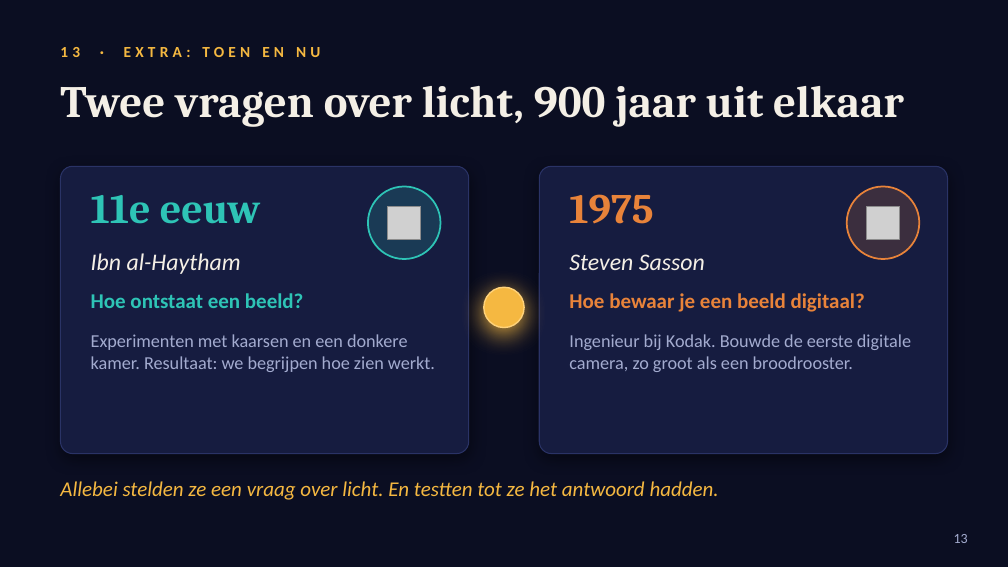
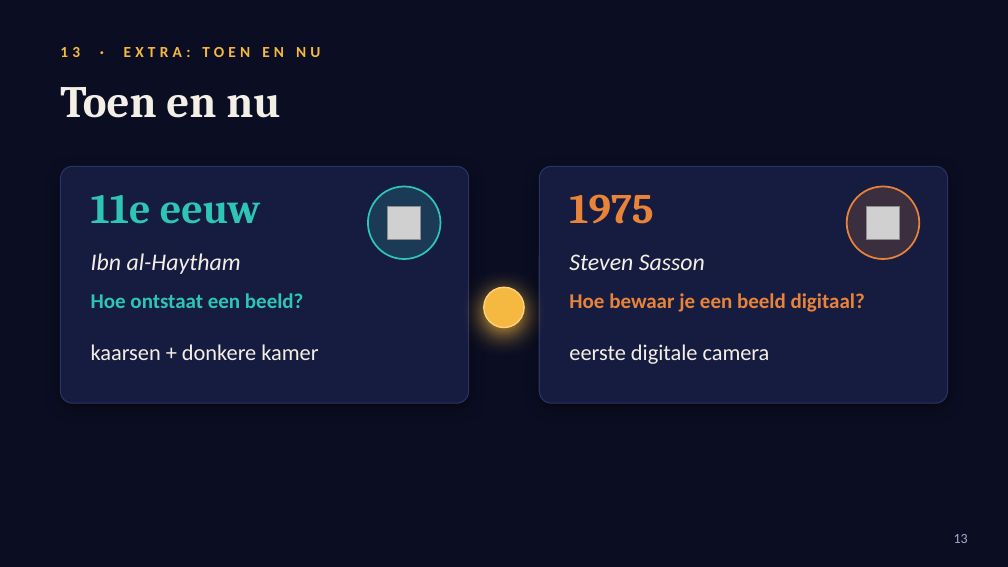
Before and after one commit to riseecom911-sketch/claudemaxxxxxxx, a slide deck: slide 13 of output/Ibn_al-Haytham_animated.pptx. Drawn at 1008x567 pixels with LibreOffice and Linux fonts; fonts in the diff are those of the drawing; grey boxes stand for pictures; background and template pictures are left out. Boxes give left, top, right and bottom in pixels: in the first picture for what was removed or moved away, otherwise in the second. Text is boxed around its words. In the diff, an @@ line names an element or a change of style, - is before the commit and + after.

```diff
--- a/output/Ibn_al-Haytham_animated.pptx
+++ b/output/Ibn_al-Haytham_animated.pptx
@@ text at (60, 87, 280, 118): text changed @@
-Twee vragen over licht, 900 jaar uit elkaar
+Toen en nu
@@ rounded rectangle: place and size @@
-rounded rectangle at (60, 166, 469, 454)
+rounded rectangle at (60, 166, 469, 403)
@@ rounded rectangle at (60, 166, 469, 403): proportions changed @@
@@ rounded rectangle at (539, 166, 948, 403): proportions changed @@
@@ rounded rectangle: place and size @@
-rounded rectangle at (539, 166, 948, 454)
+rounded rectangle at (539, 166, 948, 403)
@@ text at (91, 344, 318, 360): text changed; size 13 to 16 pt; text colour #A3ABCF to #F4EFE6 @@
-Experimenten met kaarsen en een donkere kamer. Resultaat: we begrijpen hoe zien werkt.
+kaarsen + donkere kamer
@@ text at (569, 344, 770, 364): text changed; size 13 to 16 pt; text colour #A3ABCF to #F4EFE6 @@
-Ingenieur bij Kodak. Bouwde de eerste digitale camera, zo groot als een broodrooster.
+eerste digitale camera
@@ text removed at (60, 481, 719, 500) @@
-Allebei stelden ze een vraag over licht. En testten tot ze het antwoord hadden.
```
Also in this commit, not shown: 13 other slides changed.
